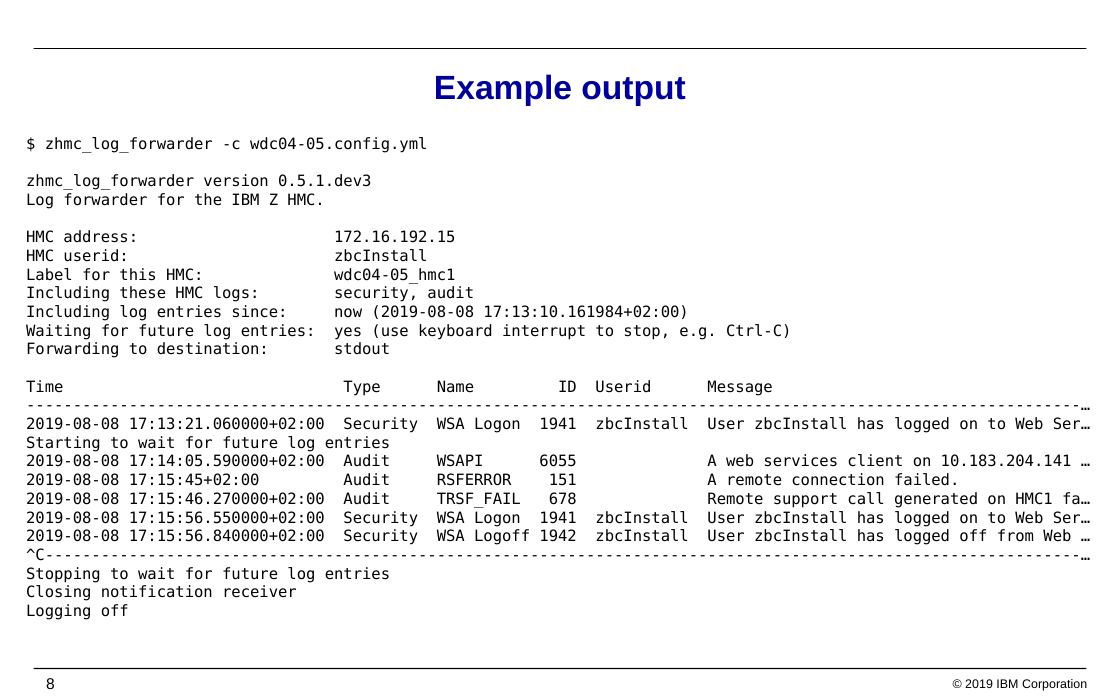
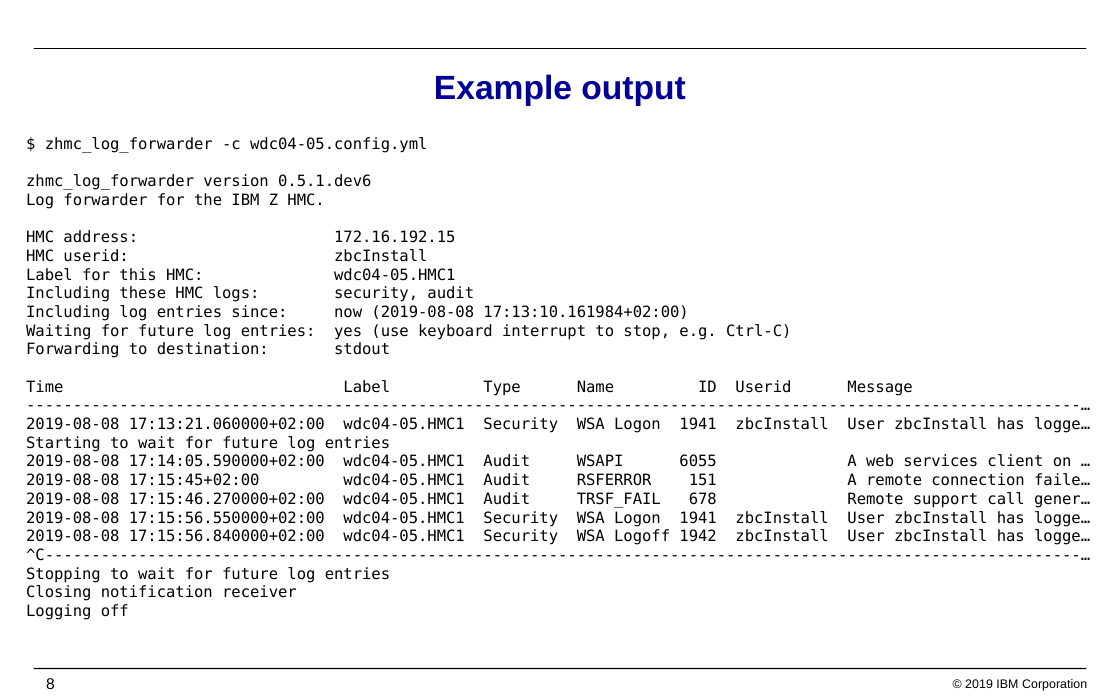
Before and after one commit to zhmcclient/zhmc-log-forwarder, a slide deck: slide 8 of IBM_Z_HMC_Log_Forwarder.pptx. Drawn at 1120x700 pixels with LibreOffice and Linux fonts; fonts in the diff are those of the drawing; background and template pictures are left out. Boxes give left, top, right and bottom in pixels: in the first picture for what was removed or moved away, otherwise in the second. Text is boxed around its words. In the diff, an @@ line names an element or a change of style, - is before the commit and + after.

Commit message:
Updated presentation with time_format parm

```diff
--- a/IBM_Z_HMC_Log_Forwarder.pptx
+++ b/IBM_Z_HMC_Log_Forwarder.pptx
@@ text at <box>26,137,1090,620</box>: text changed @@
-$ zhmc_log_forwarder -c wdc04-05.config.yml
-zhmc_log_forwarder version 0.5.1.dev3
-Log forwarder for the IBM Z HMC.
-HMC address: 172.16.192.15
-HMC userid: zbcInstall
-Label for this HMC: wdc04-05_hmc1
-Including these HMC logs: security, audit
-Including log entries since: now (2019-08-08 17:13:10.161984+02:00)
-Waiting for future log entries: yes (use keyboard interrupt to stop, e.g. Ctrl-C)
-Forwarding to destination: stdout
-Time Type Name ID Userid Message
------------------------------------------------------------------------------------------------------------------…
-2019-08-08 17:13:21.060000+02:00 Security WSA Logon 1941 zbcInstall User zbcInstall has logged on to Web Ser…
-Starting to wait for future log entries
-2019-08-08 17:14:05.590000+02:00 Audit WSAPI 6055 A web services client on 10.183.204.141 …
-2019-08-08 17:15:45+02:00 Audit RSFERROR 151 A remote connection failed.
-2019-08-08 17:15:46.270000+02:00 Audit TRSF_FAIL 678 Remote support call generated on HMC1 fa…
-2019-08-08 17:15:56.550000+02:00 Security WSA Logon 1941 zbcInstall User zbcInstall has logged on to Web Ser…
-2019-08-08 17:15:56.840000+02:00 Security WSA Logoff 1942 zbcInstall User zbcInstall has logged off from Web …
-^C---------------------------------------------------------------------------------------------------------------…
-Stopping to wait for future log entries
-Closing notification receiver
-Logging off
+$ zhmc_log_forwarder -c wdc04-05.config.yml
+zhmc_log_forwarder version 0.5.1.dev6
+Log forwarder for the IBM Z HMC.
+HMC address: 172.16.192.15
+HMC userid: zbcInstall
+Label for this HMC: wdc04-05.HMC1
+Including these HMC logs: security, audit
+Including log entries since: now (2019-08-08 17:13:10.161984+02:00)
+Waiting for future log entries: yes (use keyboard interrupt to stop, e.g. Ctrl-C)
+Forwarding to destination: stdout
+Time Label Type Name ID Userid Message
+-----------------------------------------------------------------------------------------------------------------…
+2019-08-08 17:13:21.060000+02:00 wdc04-05.HMC1 Security WSA Logon 1941 zbcInstall User zbcInstall has logge…
+Starting to wait for future log entries
+2019-08-08 17:14:05.590000+02:00 wdc04-05.HMC1 Audit WSAPI 6055 A web services client on …
+2019-08-08 17:15:45+02:00 wdc04-05.HMC1 Audit RSFERROR 151 A remote connection faile…
+2019-08-08 17:15:46.270000+02:00 wdc04-05.HMC1 Audit TRSF_FAIL 678 Remote support call gener…
+2019-08-08 17:15:56.550000+02:00 wdc04-05.HMC1 Security WSA Logon 1941 zbcInstall User zbcInstall has logge…
+2019-08-08 17:15:56.840000+02:00 wdc04-05.HMC1 Security WSA Logoff 1942 zbcInstall User zbcInstall has logge…
+^C---------------------------------------------------------------------------------------------------------------…
+Stopping to wait for future log entries
+Closing notification receiver
+Logging off
```
Also in this commit, not shown: 4 other slides changed, 1 other file.
